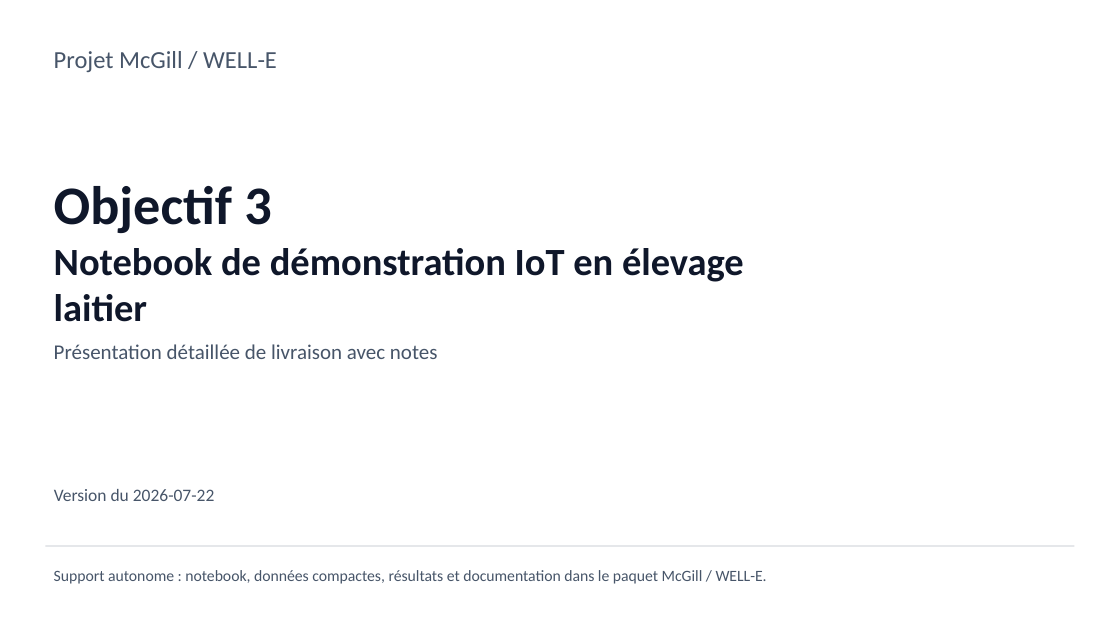
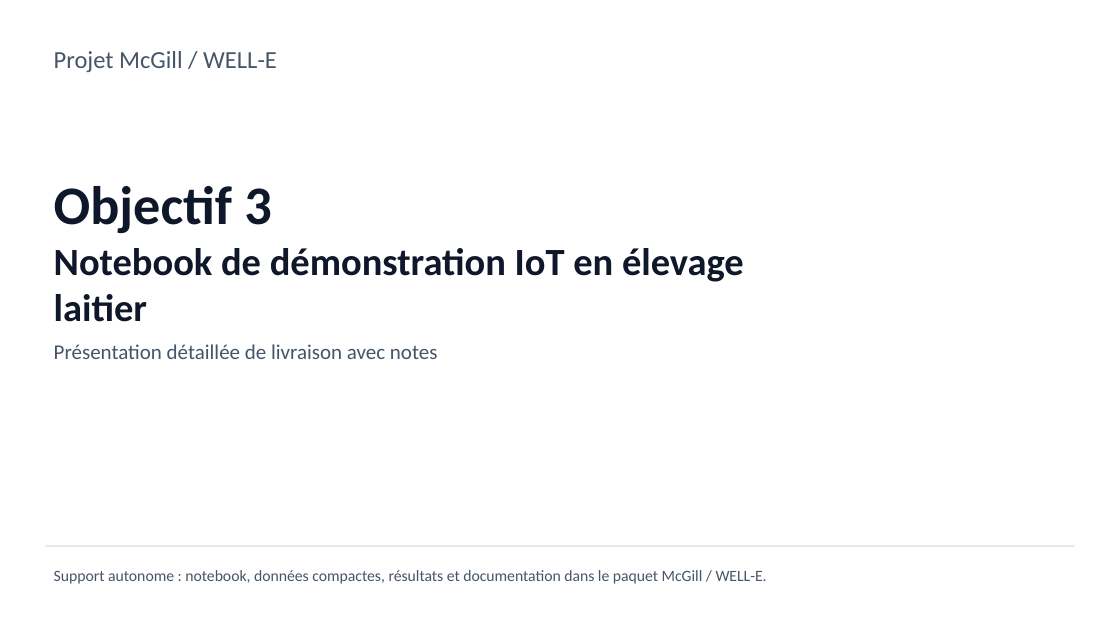
Before and after one commit to Barryguinea/mcgill-iot-cattle, a slide deck: slide 1 of reports/objective3_demonstration/Objectif3_presentation_detaillee.pptx. Drawn at 1120x630 pixels with LibreOffice and Linux fonts; fonts in the diff are those of the drawing. Boxes give left, top, right and bottom in pixels: in the first picture for what was removed or moved away, otherwise in the second. Text is boxed around its words. In the diff, an @@ line names an element or a change of style, - is before the commit and + after.

Commit message:
Retire la mention de version de la presentation de l'Objectif 3
La diapositive de titre portait « Version du 2026-07-22 », contraire a la regle
de mise en forme du projet et trompeuse depuis les corrections du 4 aout.

```diff
--- a/reports/objective3_demonstration/Objectif3_presentation_detaillee.pptx
+++ b/reports/objective3_demonstration/Objectif3_presentation_detaillee.pptx
@@ text removed at [54,489,215,501] @@
-Version du 2026-07-22
```
